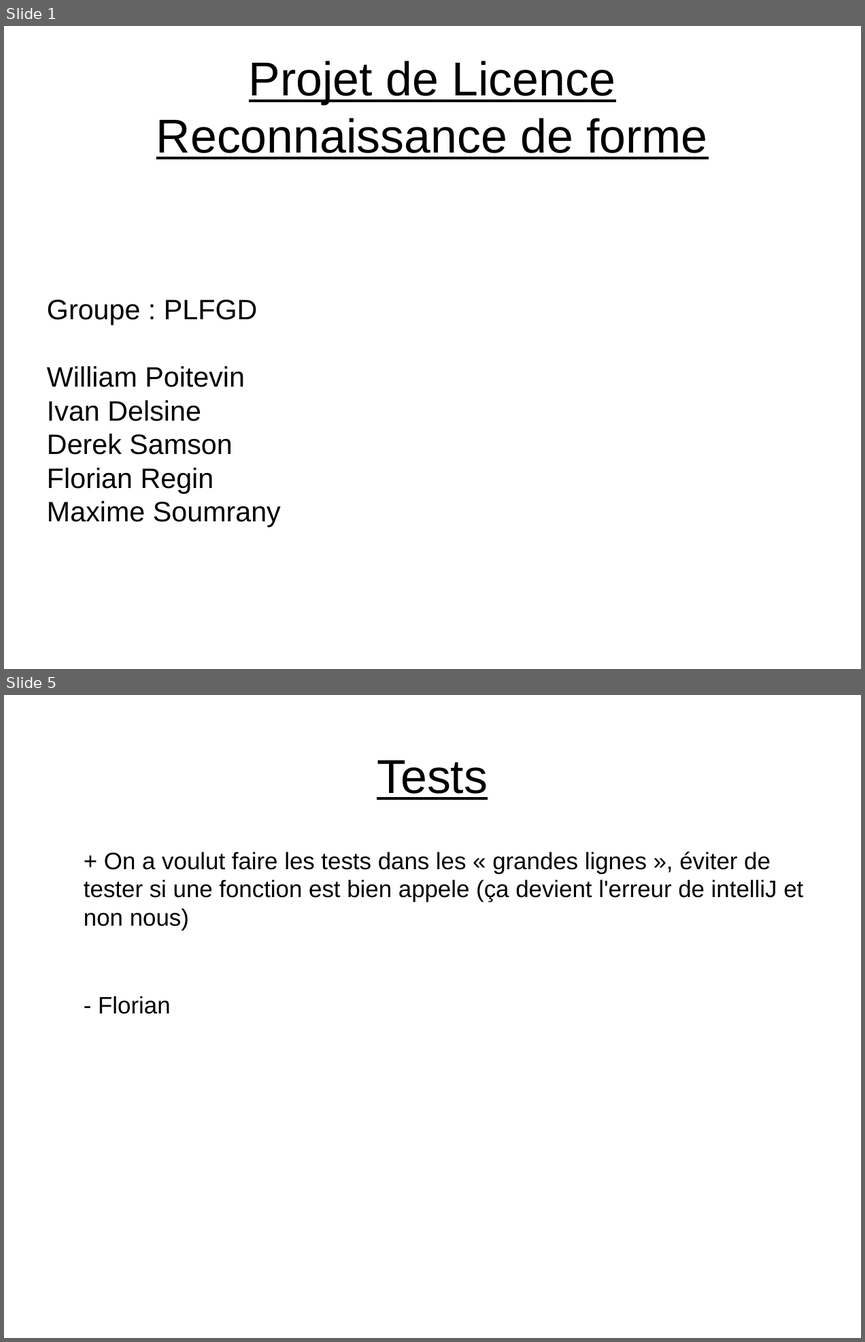
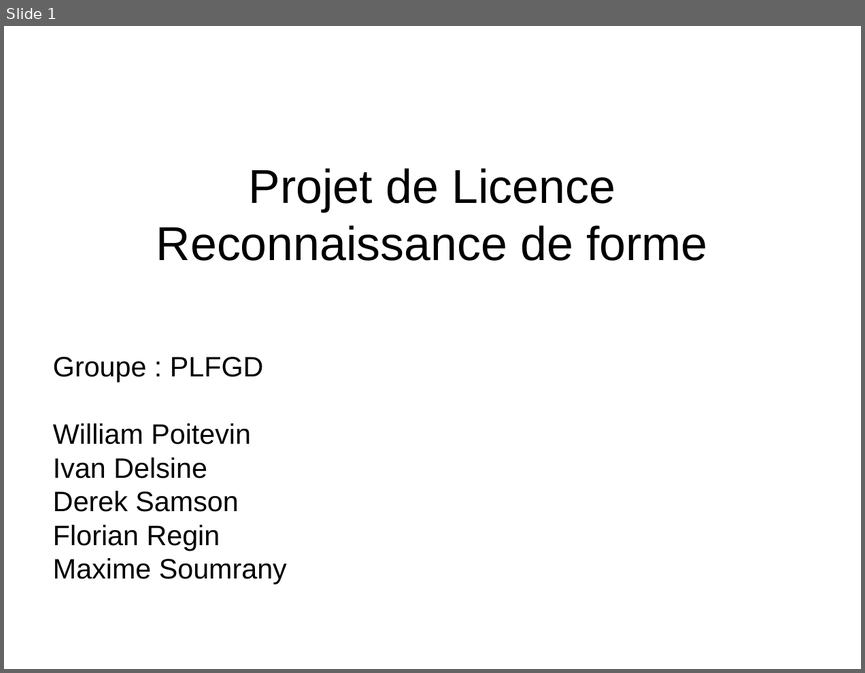
Before and after one commit to Ainorte/PLFGD, a slide deck: Documentation/Diapo.odp. Shown one above the other, each under a label of ours: slides 1 and 5 before the commit, slide 1 after it; the slides between them are not shown. The pictures are 865x1342 and 865x673 pixels, drawn with LibreOffice and Linux fonts; fonts in the diff are those of the drawing. Boxes give left, top, right and bottom in pixels: in the first picture for what was removed or moved away, otherwise in the second. Text is boxed around its words. In the diff, an @@ line names an element or a change of style, - is before the commit and + after.

```diff
--- a/Documentation/Diapo.odp
+++ b/Documentation/Diapo.odp
@@ slide 5 removed at (x1=4, y1=695, x2=861, y2=1338), background #FFFFFF @@
@@ title removed at (x1=377, y1=760, x2=487, y2=800) @@
-Tests
@@ text removed at (x1=84, y1=851, x2=803, y2=1014) @@
-+ On a voulut faire les tests dans les « grandes lignes », éviter de tester si une fonction est bien appele (ça devient l'erreur de intelliJ et non nous)
-- Florian
@@ slide 1 changed as well @@
@@ title "Projet de Licence Reconnaissance de ..." moved from (x1=156, y1=61, x2=707, y2=159) to (x1=156, y1=168, x2=707, y2=261) @@
@@ title "Projet de Licence Reconnaissance de ..." at (x1=156, y1=168, x2=707, y2=261): underline off @@
@@ subtitle "Groupe : PLFGD" moved from (x1=47, y1=299, x2=281, y2=527) to (x1=53, y1=356, x2=287, y2=584) @@
```
Also in this commit, not shown: 1 other slide changed, 9 slides added, 4 other slides removed.
